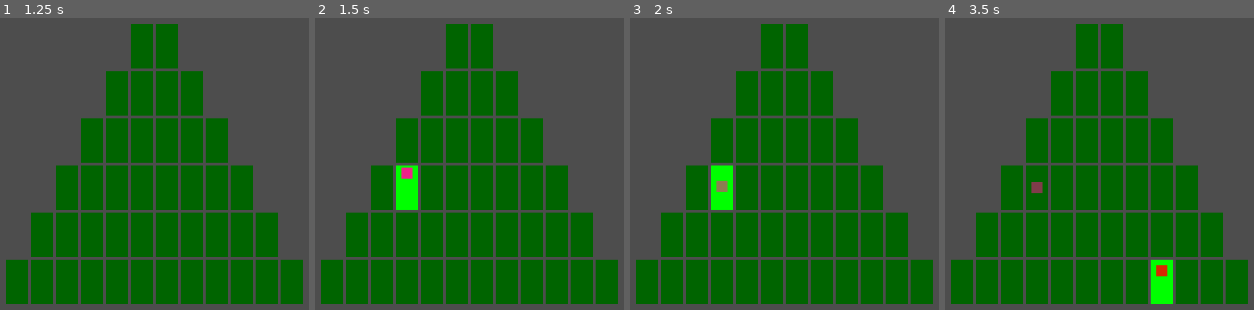
Above: before the commit, frames 1-4 (left to right).
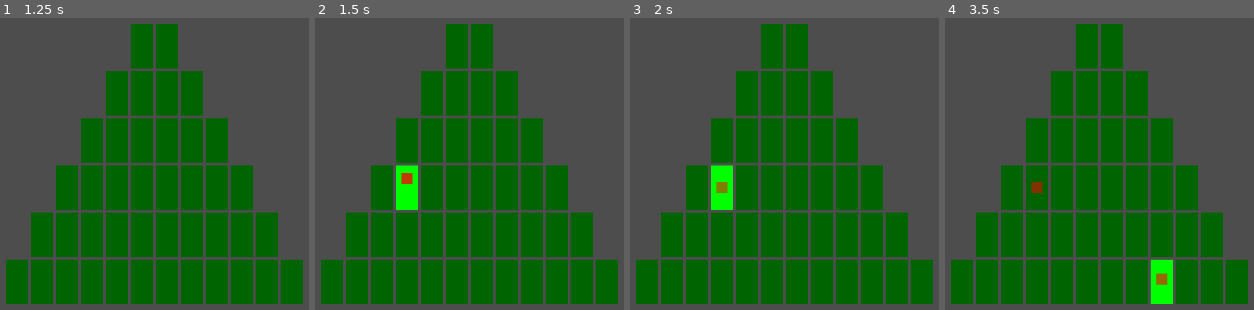
Above: after the commit, the same moments.

Repository: Samiser/christmas-tree-decorator
Game: Godot game, scene res://tree.tscn
The game is run twice, just before and just after one commit, with the same random seed, the same clock (stepped at 60 frames per second) and the same inputs. The project has no main scene, so this scene is started directly.
Inputs (mouse positions are in pixels of both pictures, inside the frame that each line leads up to):
- Up to frame 1 (1.25 s): tap Enter at 0.5 s; move the mouse to (outside the picture) at 0.52 s; press the mouse at (outside the picture) at 0.53 s
- Up to frame 2 (1.5 s): tap Space at 1.25 s; move the mouse to (407, 196) at 1.27 s; release the mouse at (407, 196) at 1.28 s; click (407, 196) at 1.35 s
- Up to frame 3 (2 s): no input
- Up to frame 4 (3.5 s): move the mouse to (outside the picture) at 2.02 s; hold Right mouse button (right_click) 2.03-2.78 s; click (outside the picture) at 2.3 s; tap Enter at 2.75 s; move the mouse to (1155, 263) at 2.77 s; tap 1 at 2.85 s; click (1155, 263) at 3.05 s

Frame 1 is identical in both runs. In frame 2, 0.2% of the frame differs, in the area x 27-32%, y 51-57%; in frame 3, 0.2%; in frame 4, 0.4%, in the area x 27-73%, y 56-92%.

Commit message:
fixed changing notes on mouse hold, pitch goes up incrementally

Diff:
--- a/tree_decoration.gd
+++ b/tree_decoration.gd
@@ -35,5 +35,5 @@
 	await tween.finished
 	tween = get_tree().create_tween()
 
-	tween.tween_property(self, "modulate:a", 0.5, 0.5)
-	tween.parallel().tween_property(self, "position:y", position.y + 24, 0.5)
+	tween.tween_property(self, "modulate:a", 0.5, 0.2)
+	tween.parallel().tween_property(self, "position:y", position.y + 24, 0.2)
--- a/tree_tile.gd
+++ b/tree_tile.gd
@@ -18,9 +18,13 @@
 	if !highlighted:
 		return
 
-	if Input.is_action_pressed("left_click"):
-		var test_note = Note.new(randi_range(0, 7), 0)
-		$decoration.set_decoration(test_note)
+	if Input.is_action_just_pressed("left_click"):
+		var pitch = 0
+		if $decoration.current_note != null:
+			pitch = $decoration.current_note.pitch + 1
+			if pitch > 7:
+				pitch = 0
+		$decoration.set_decoration(Note.new(pitch, 0))
 
 	if Input.is_action_pressed("right_click"):
 		$decoration.remove_decoration()
Not shown: 1 places in tree.tscn that only renumber resources
